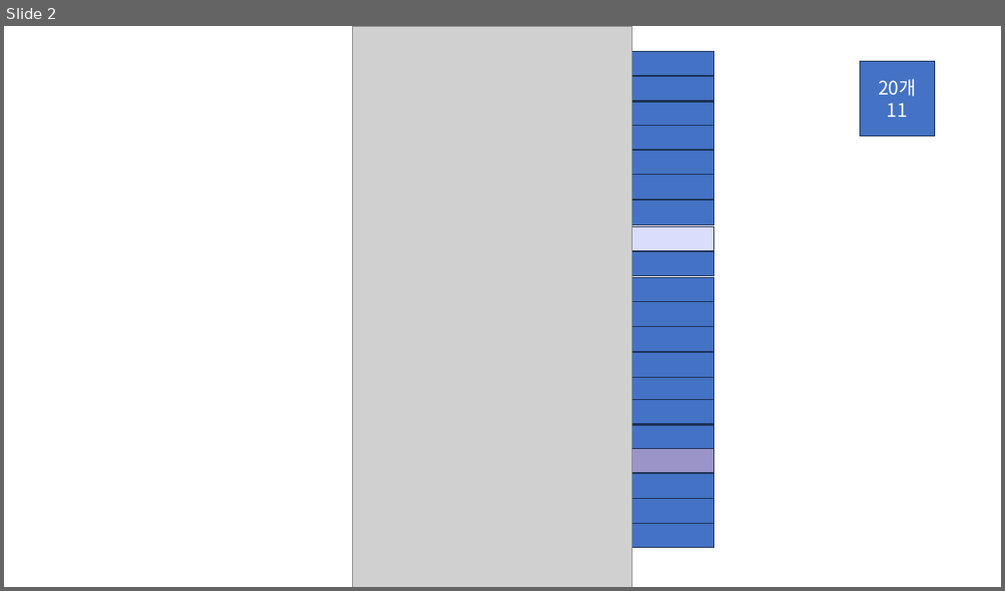
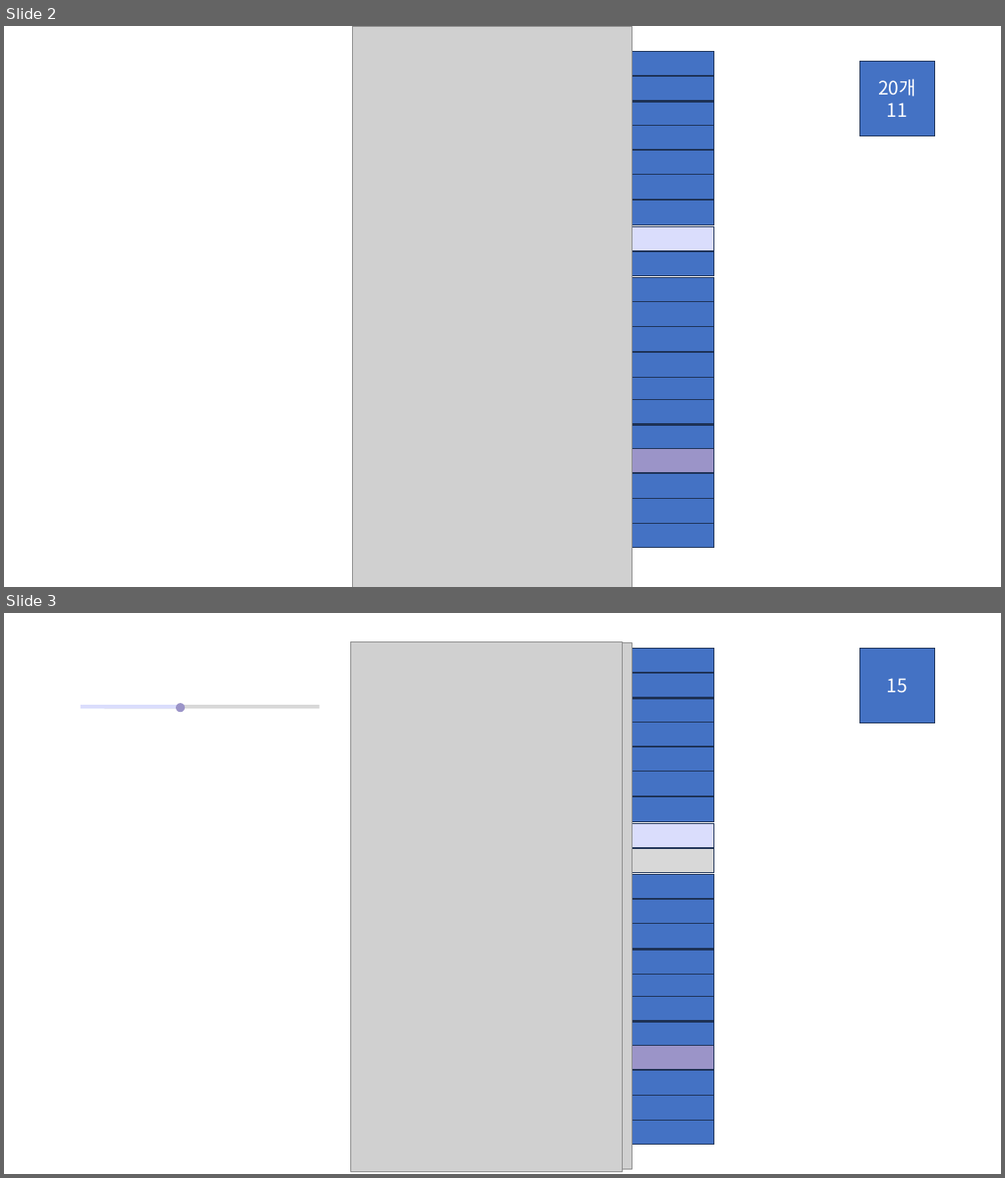
Before and after one commit to haZuny/emergency-sound-notification-app, a slide deck: plan/비율.pptx. Shown one above the other, each under a label of ours: slide 2 before the commit, slides 2 and 3 after it. The pictures are 1005x591 and 1005x1178 pixels, drawn with LibreOffice and Linux fonts; fonts in the diff are those of the drawing; grey boxes stand for pictures. Boxes give left, top, right and bottom in pixels: in the first picture for what was removed or moved away, otherwise in the second. Text is boxed around its words. In the diff, an @@ line names an element or a change of style, - is before the commit and + after.

```diff
--- a/plan/비율.pptx
+++ b/plan/비율.pptx
@@ slide 3 added at (4, 613, 1001, 1174), background #FFFFFF @@
@@ picture added at (350, 642, 631, 1168) @@
@@ picture added at (351, 642, 622, 1172) @@
@@ rectangle added at (631, 648, 713, 673), fill #4472C4, outline #1E3256 1 pt @@
@@ rectangle added at (860, 648, 935, 723), fill #4472C4, outline #1E3256 1 pt, 18 pt, text #FFFFFF @@
+15
@@ rectangle added at (631, 673, 713, 698), fill #4472C4, outline #1E3256 1 pt @@
@@ rectangle added at (81, 705, 179, 709), fill #DADDFC @@
@@ rectangle added at (105, 705, 320, 709), fill #D8D8D8 @@
@@ ellipse added at (176, 703, 185, 712), fill #9B94C8 @@
@@ rectangle added at (631, 698, 713, 723), fill #4472C4, outline #1E3256 1 pt @@
@@ rectangle added at (631, 722, 713, 747), fill #4472C4, outline #1E3256 1 pt @@
@@ rectangle added at (631, 747, 713, 771), fill #4472C4, outline #1E3256 1 pt @@
@@ rectangle added at (631, 771, 713, 796), fill #4472C4, outline #1E3256 1 pt @@
@@ rectangle added at (631, 797, 713, 821), fill #4472C4, outline #1E3256 1 pt @@
@@ rectangle added at (631, 823, 713, 848), fill #DADDFC, outline #1E3256 1 pt @@
@@ rectangle added at (631, 848, 713, 873), fill #D8D8D8, outline #1E3256 1 pt @@
@@ rectangle added at (631, 874, 713, 899), fill #4472C4, outline #1E3256 1 pt @@
@@ rectangle added at (631, 899, 713, 924), fill #4472C4, outline #1E3256 1 pt @@
@@ rectangle added at (631, 924, 713, 948), fill #4472C4, outline #1E3256 1 pt @@
@@ rectangle added at (631, 949, 713, 974), fill #4472C4, outline #1E3256 1 pt @@
@@ rectangle added at (631, 974, 713, 999), fill #4472C4, outline #1E3256 1 pt @@
@@ rectangle added at (631, 996, 713, 1021), fill #4472C4, outline #1E3256 1 pt @@
@@ rectangle added at (631, 1022, 713, 1046), fill #4472C4, outline #1E3256 1 pt @@
@@ rectangle added at (631, 1046, 713, 1070), fill #9B94C8, outline #1E3256 1 pt @@
@@ rectangle added at (631, 1070, 713, 1095), fill #4472C4, outline #1E3256 1 pt @@
@@ rectangle added at (631, 1095, 713, 1120), fill #4472C4, outline #1E3256 1 pt @@
@@ rectangle added at (631, 1120, 713, 1144), fill #4472C4, outline #1E3256 1 pt @@
```
Also in this commit, not shown: 1 slide changed, 12 other files.
